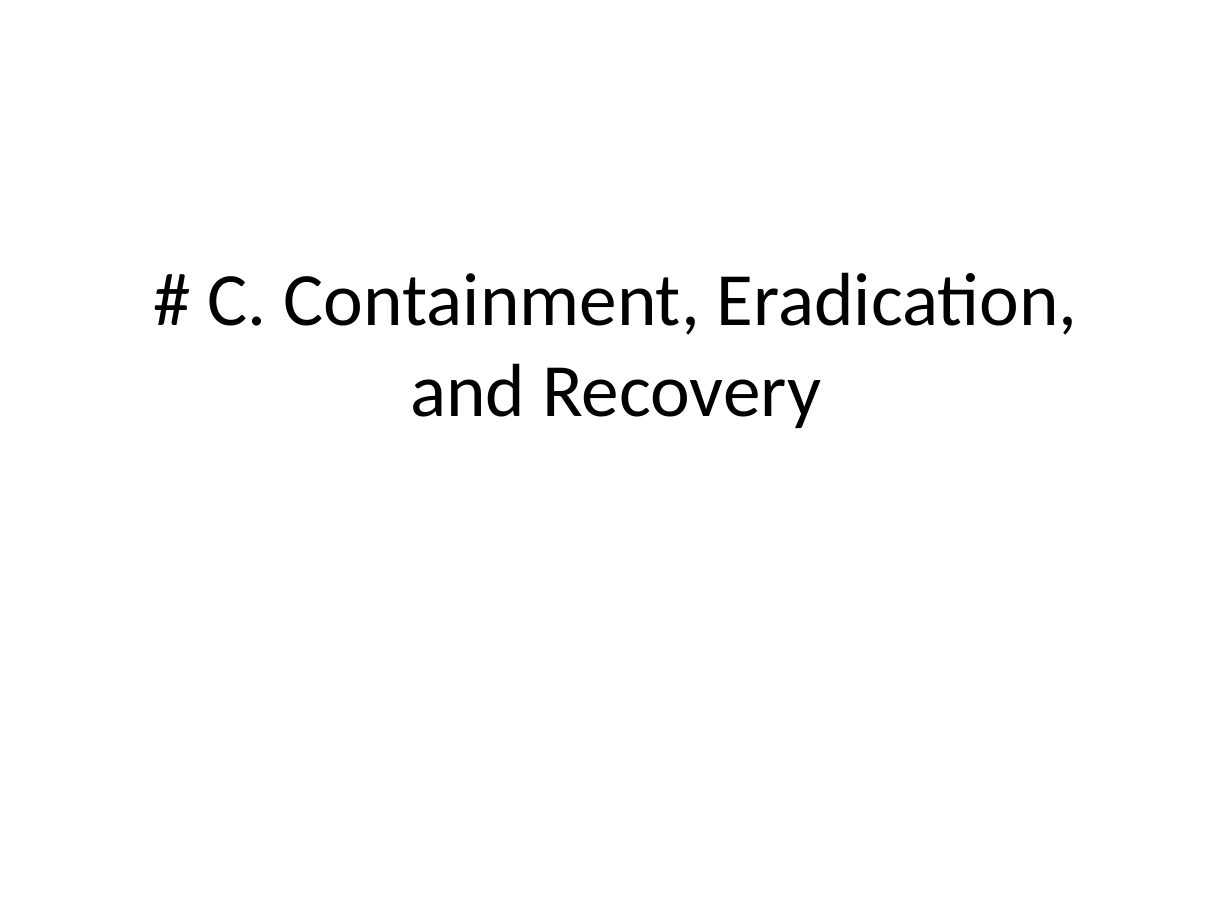
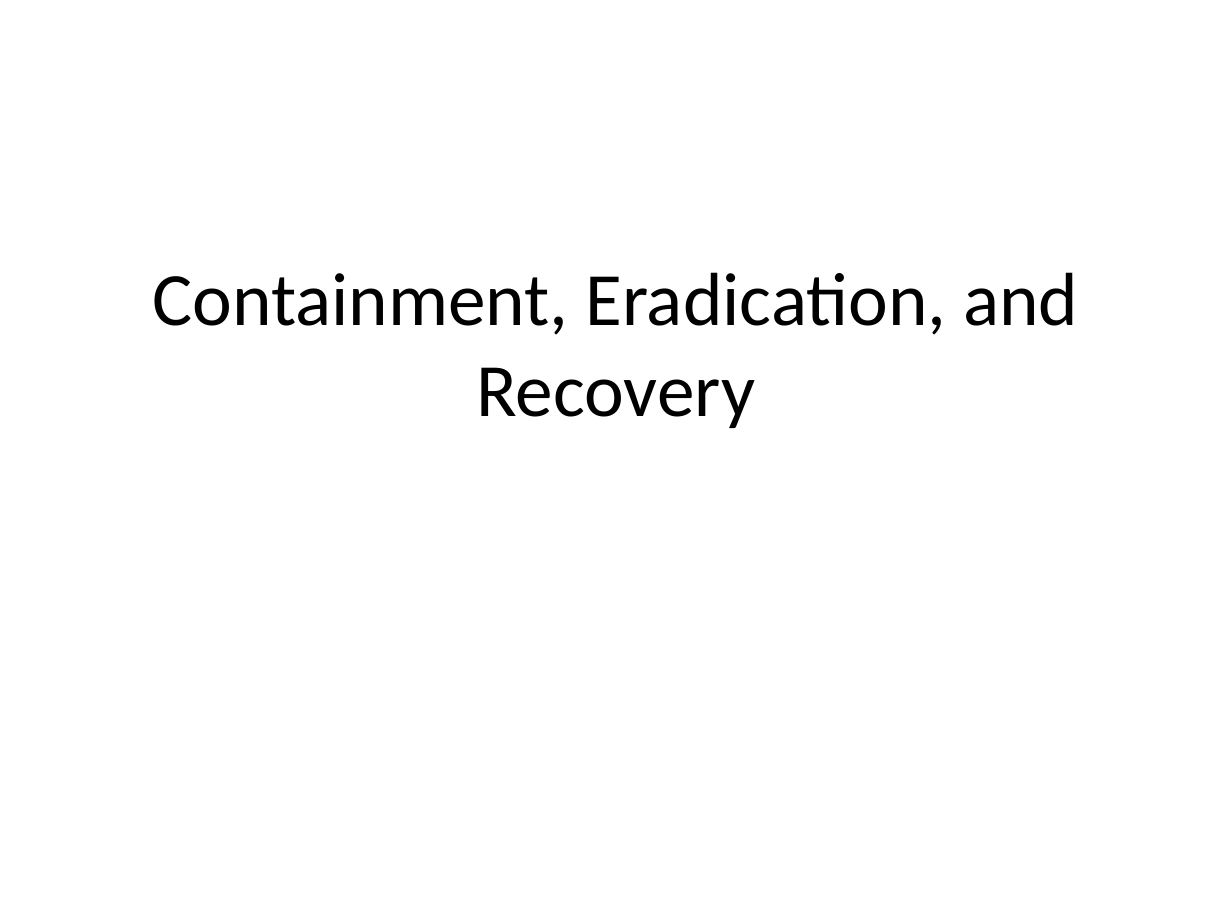
Before and after one commit to tal-training/secure-development, a slide deck: slide 27 of Day1/Introduction to Information Security/0-Introduction-to-Information-Security.md.pptx. Drawn at 1232x924 pixels with LibreOffice and Linux fonts; fonts in the diff are those of the drawing. Boxes give left, top, right and bottom in pixels: in the first picture for what was removed or moved away, otherwise in the second. Text is boxed around its words. In the diff, an @@ line names an element or a change of style, - is before the commit and + after.

```diff
--- a/Day1/Introduction to Information Security/0-Introduction-to-Information-Security.md.pptx
+++ b/Day1/Introduction to Information Security/0-Introduction-to-Information-Security.md.pptx
@@ title at (152, 272, 1078, 428): text changed @@
-# C. Containment, Eradication, and Recovery
+Containment, Eradication, and Recovery
```
Also in this commit, not shown: 28 other slides changed, 6 other files.
